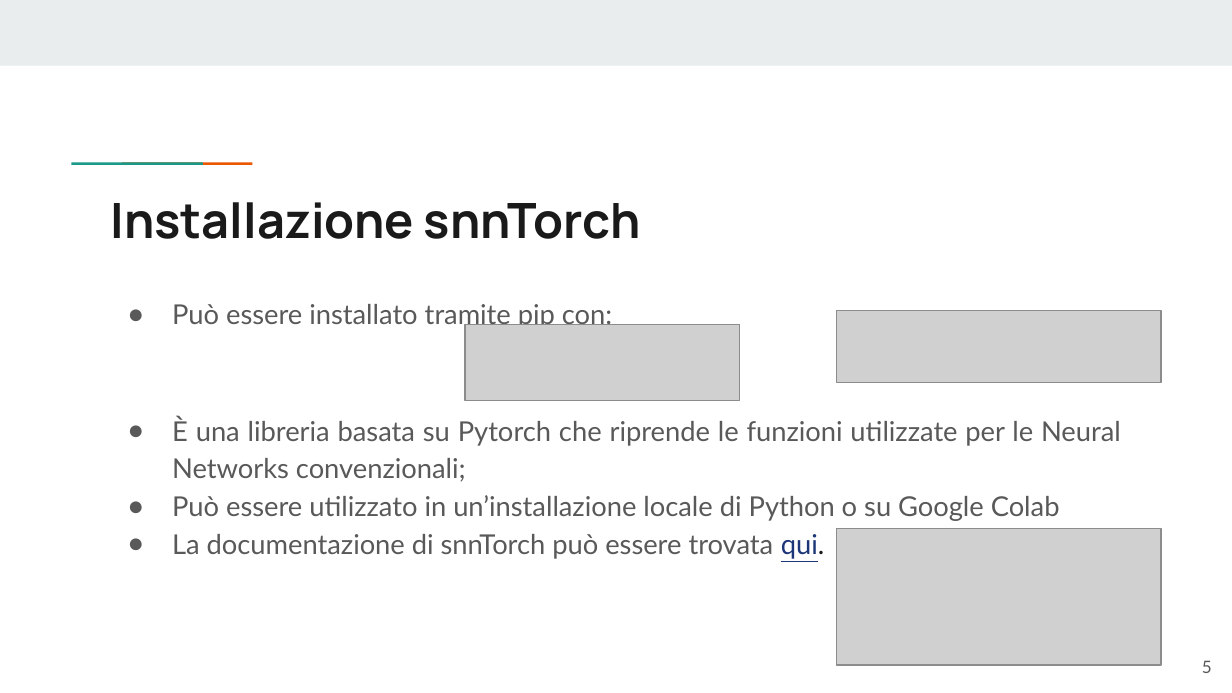
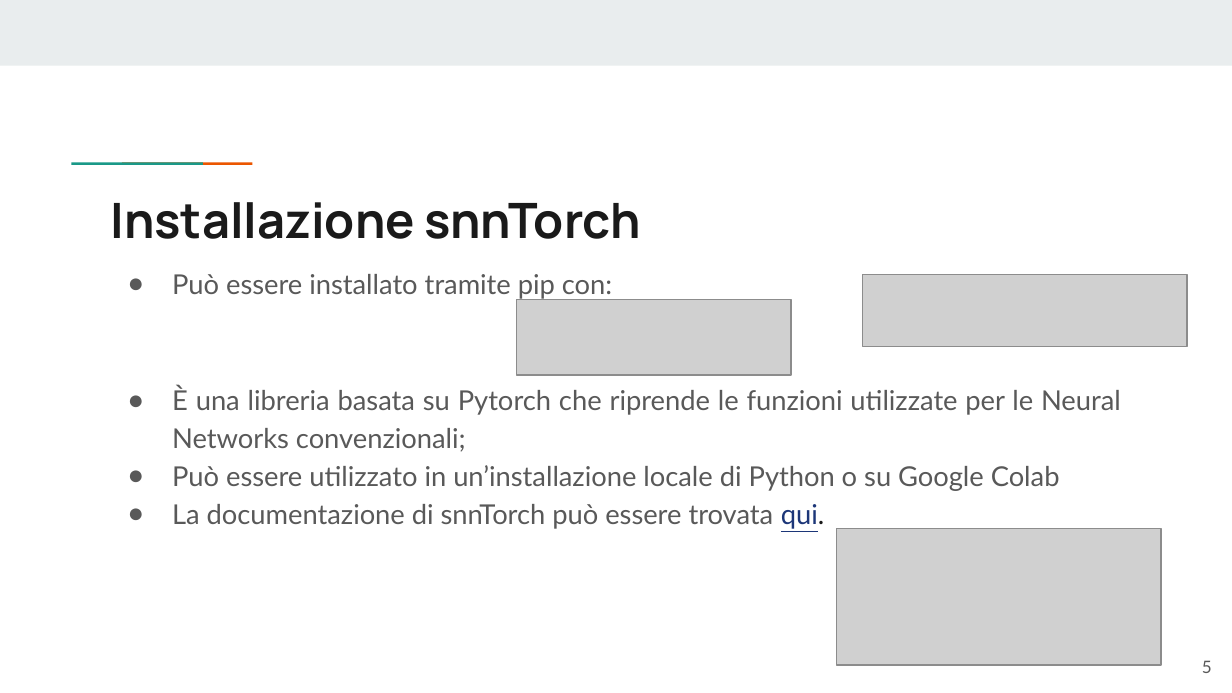
Before and after one commit to AutomationLab-Unime/BioIng_SNN_Slides, a slide deck: slide 5 of SNN_SIM_BIO.pptx. Drawn at 1232x693 pixels with LibreOffice and Linux fonts; fonts in the diff are those of the drawing; grey boxes stand for pictures. Boxes give left, top, right and bottom in pixels: in the first picture for what was removed or moved away, otherwise in the second. Text is boxed around its words. In the diff, an @@ line names an element or a change of style, - is before the commit and + after.

```diff
--- a/SNN_SIM_BIO.pptx
+++ b/SNN_SIM_BIO.pptx
@@ title "Installazione snnTorch" at (x1=111, y1=202, x2=641, y2=239): size 28.4 to 28.5 pt @@
@@ text "Può essere installato tramite pip ..." moved from (x1=172, y1=304, x2=1121, y2=559) to (x1=172, y1=274, x2=1121, y2=529) @@
@@ picture moved from (x1=464, y1=325, x2=739, y2=402) to (x1=517, y1=299, x2=792, y2=376) @@
@@ picture moved from (x1=837, y1=310, x2=1162, y2=383) to (x1=862, y1=275, x2=1188, y2=347) @@
```
Also in this commit, not shown: 6 other slides changed, 6 other files.
